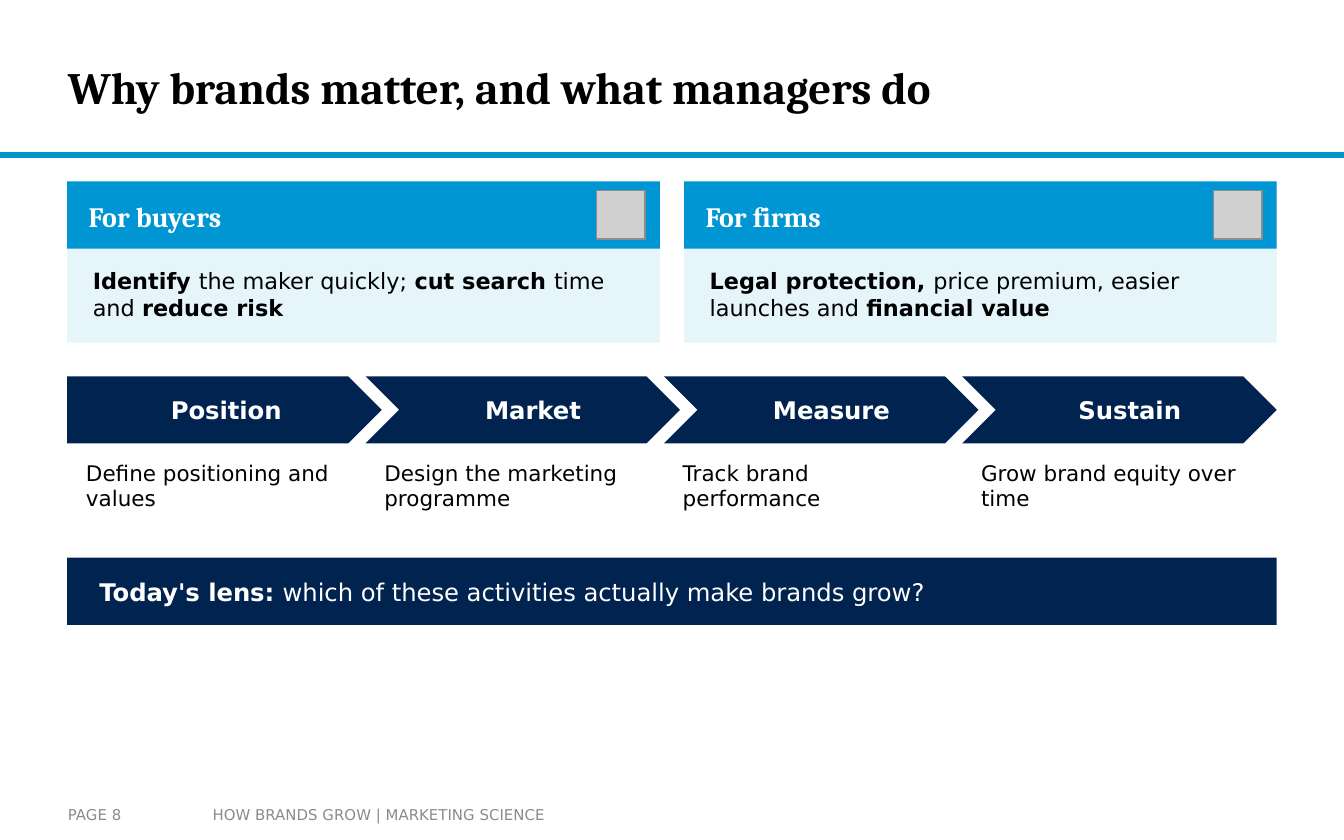
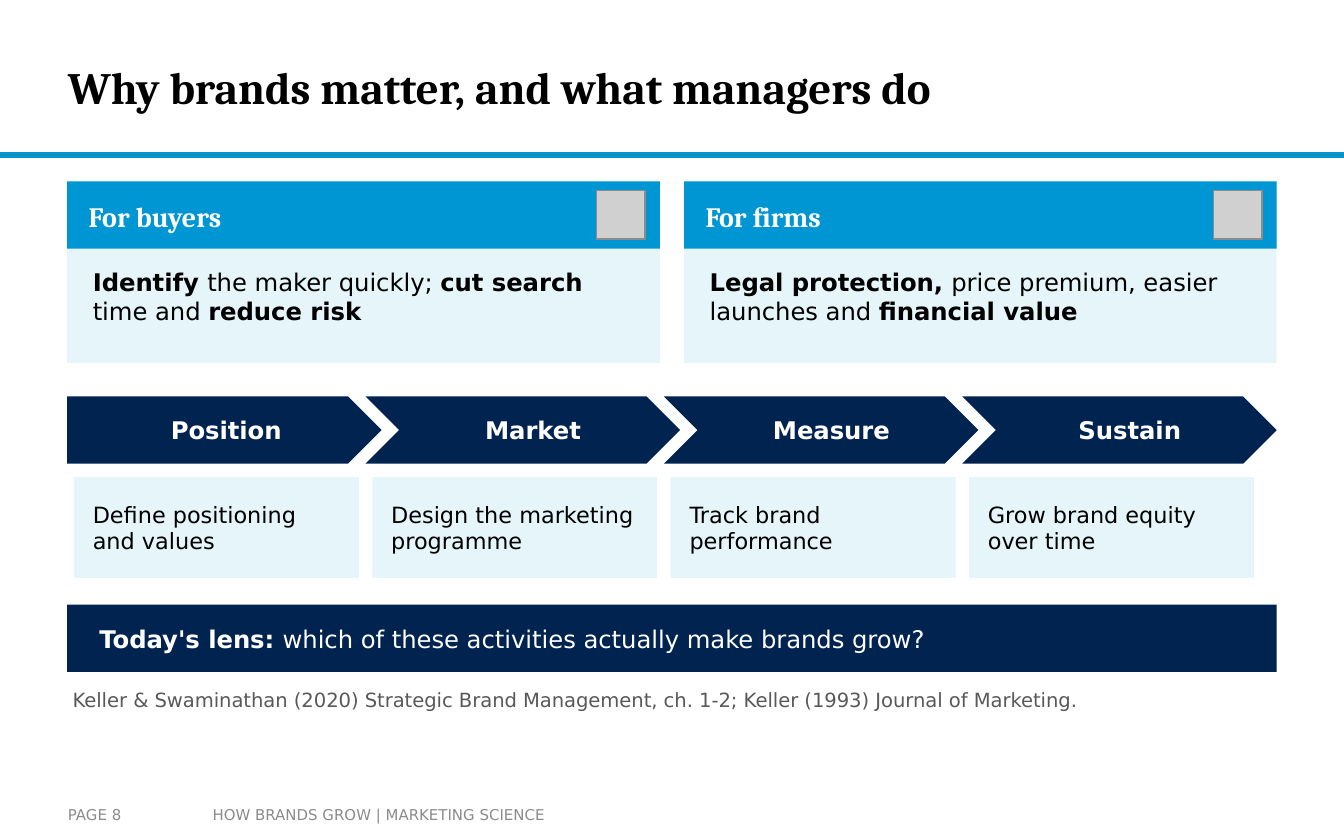
Before and after one commit to arnefloh-wu/international-marketing-analytics-teaching, a slide deck: slide 8 of slides/how-brands-grow_double-jeopardy-and-distinctiveness_WT26-27.pptx. Drawn at 1344x840 pixels with LibreOffice and Linux fonts; fonts in the diff are those of the drawing; grey boxes stand for pictures; background and template pictures are left out. Boxes give left, top, right and bottom in pixels: in the first picture for what was removed or moved away, otherwise in the second. Text is boxed around its words. In the diff, an @@ line names an element or a change of style, - is before the commit and + after.

```diff
--- a/slides/how-brands-grow_double-jeopardy-and-distinctiveness_WT26-27.pptx
+++ b/slides/how-brands-grow_double-jeopardy-and-distinctiveness_WT26-27.pptx
@@ rectangle: place and size @@
-rectangle at [67,181,660,343]
+rectangle at [67,181,660,363]
@@ rectangle: place and size @@
-rectangle at [684,181,1277,343]
+rectangle at [684,181,1277,363]
@@ text "Identify the maker quickly; cut ..." at [93,272,583,321]: size 12 to 13 pt @@
@@ text "Legal protection, price premium, easier ..." at [710,272,1217,321]: size 12 to 13 pt @@
@@ 3 chevrons, 1 pentagon arrow: place and size @@
-3 chevrons, 1 pentagon arrow at [67,376,1277,444]
+3 chevrons, 1 pentagon arrow at [67,396,1277,464]
@@ rectangle added at [74,477,359,578], fill #E5F5FA @@
@@ text "Define positioning and values": place and size @@
-text "Define positioning and values" at [86,464,328,507]
+text "Define positioning and values" at [93,506,296,550]
@@ rectangle added at [372,477,657,578], fill #E5F5FA @@
@@ text "Design the marketing programme": place and size @@
-text "Design the marketing programme" at [384,464,617,511]
+text "Design the marketing programme" at [391,506,633,554]
@@ rectangle added at [671,477,956,578], fill #E5F5FA @@
@@ text "Track brand performance": place and size @@
-text "Track brand performance" at [683,464,821,511]
+text "Track brand performance" at [690,506,833,554]
@@ rectangle added at [969,477,1254,578], fill #E5F5FA @@
@@ size 11.5 to 12 pt; vertical alignment top to middle in 4 elements at [391,506,633,554], [93,506,296,550], [690,506,833,554], [988,506,1195,550] @@
@@ text "Grow brand equity over time": place and size @@
-text "Grow brand equity over time" at [981,464,1236,507]
+text "Grow brand equity over time" at [988,506,1195,550]
@@ rectangle: place and size @@
-rectangle at [67,558,1277,625]
+rectangle at [67,605,1277,672]
@@ text "Today's lens: which of these ...": place and size @@
-text "Today's lens: which of these ..." at [99,582,924,607]
+text "Today's lens: which of these ..." at [99,629,924,654]
@@ text added at [73,692,1077,711], 10.5 pt, text #595959 @@
+Keller & Swaminathan (2020) Strategic Brand Management, ch. 1-2; Keller (1993) Journal of Marketing.
```
Also in this commit, not shown: 2 other slides changed, 1 other file.
